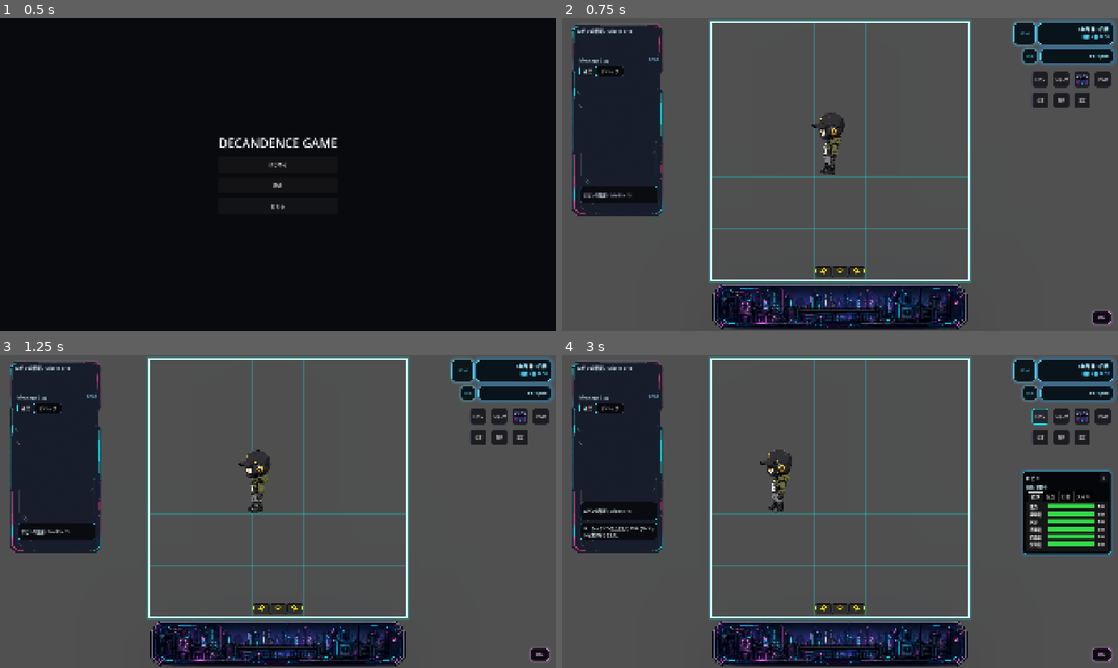
Above: before the commit, frames 1-4 (two rows, left to right).
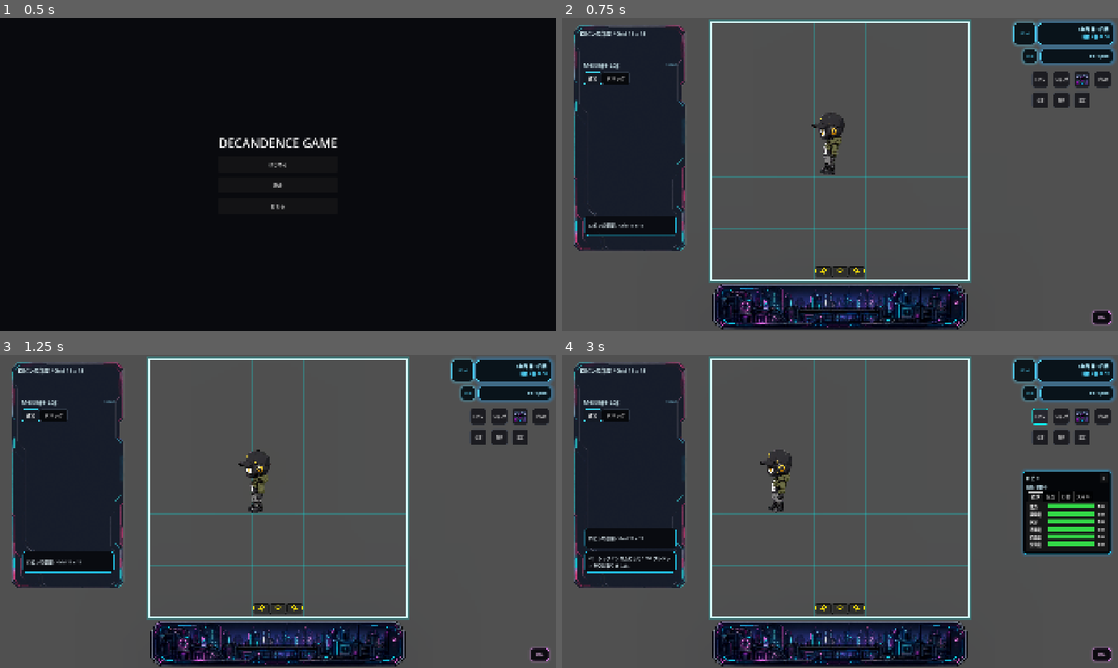
Above: after the commit, the same moments.

Repository: grimoire1089-coder/optimistic
Game: Godot game, scene res://Scenes/Boot/TitleScene.tscn
Same seed, same stepped clock (60 frames per second), same inputs: the game is played once before the commit and once after it. Sound files missing from this copy of the repository are replaced by a short silence.
Inputs:
- Up to frame 1 (0.5 s): no input
- Up to frame 2 (0.75 s): click "はじめる" at 0.5 s
- Up to frame 3 (1.25 s): no input
- Up to frame 4 (3 s): click "BGM" at 1.25 s; click "OFF" at 2 s; click "ロビン" at 2.75 s

Frame 1 is identical in both runs. In frame 2, 6.0% of the frame differs, in the area x 1-23%, y 2-75%; in frame 3, 6.7%; in frame 4, 7.5%.

Commit message:
Update project

Diff:
--- a/Scenes/Main/MainScene.tscn
+++ b/Scenes/Main/MainScene.tscn
@@ -66,21 +66,21 @@
 [node name="LeftBackgroundPanel" type="TextureRect" parent="CanvasLayer" unique_id=104457291]
 modulate = Color(1, 1, 1, 0.72)
 z_index = -100
-offset_left = 32.0
-offset_top = 16.0
-offset_right = 352.0
-offset_bottom = 688.0
+offset_left = 36.0
+offset_top = 20.0
+offset_right = 432.0
+offset_bottom = 812.0
 mouse_filter = 2
 texture = ExtResource("18_left_panel_bg")
 expand_mode = 1
 
 [node name="DebugLabel" type="Label" parent="CanvasLayer" unique_id=210733485]
-offset_left = 52.0
-offset_top = 32.0
-offset_right = 340.0
-offset_bottom = 60.0
+offset_left = 62.0
+offset_top = 40.0
+offset_right = 410.0
+offset_bottom = 72.0
 theme_override_colors/font_color = Color(0.88, 0.98, 1, 1)
-theme_override_font_sizes/font_size = 15
+theme_override_font_sizes/font_size = 18
 text = "Robin Room / Grid 15 x 15"
 
 [node name="AIDebugPanel" type="Control" parent="CanvasLayer" unique_id=187734902]
--- a/Scenes/UI/HUD/MessageLogPanel.tscn
+++ b/Scenes/UI/HUD/MessageLogPanel.tscn
@@ -13,74 +13,74 @@
 corner_radius_bottom_left = 14
 
 [sub_resource type="StyleBoxFlat" id="StyleBoxFlat_log_tab_selected"]
-content_margin_left = 14.0
-content_margin_top = 6.0
-content_margin_right = 14.0
-content_margin_bottom = 6.0
+content_margin_left = 16.0
+content_margin_top = 8.0
+content_margin_right = 16.0
+content_margin_bottom = 8.0
 bg_color = Color(0.08, 0.1, 0.14, 0.95)
 border_width_left = 1
 border_width_top = 1
 border_width_right = 1
 border_width_bottom = 1
 border_color = Color(0.26, 0.9, 1, 0.92)
-corner_radius_top_left = 6
-corner_radius_top_right = 6
-corner_radius_bottom_right = 6
-corner_radius_bottom_left = 6
+corner_radius_top_left = 8
+corner_radius_top_right = 8
+corner_radius_bottom_right = 8
+corner_radius_bottom_left = 8
 
 [sub_resource type="StyleBoxFlat" id="StyleBoxFlat_log_tab_unselected"]
-content_margin_left = 14.0
-content_margin_top = 6.0
-content_margin_right = 14.0
-content_margin_bottom = 6.0
+content_margin_left = 16.0
+content_margin_top = 8.0
+content_margin_right = 16.0
+content_margin_bottom = 8.0
 bg_color = Color(0.025, 0.028, 0.038, 0.92)
 border_width_left = 1
 border_width_top = 1
 border_width_right = 1
 border_width_bottom = 1
 border_color = Color(0.18, 0.22, 0.28, 0.9)
-corner_radius_top_left = 6
-corner_radius_top_right = 6
-corner_radius_bottom_right = 6
-corner_radius_bottom_left = 6
+corner_radius_top_left = 8
+corner_radius_top_right = 8
+corner_radius_bottom_right = 8
+corner_radius_bottom_left = 8
 
 [sub_resource type="StyleBoxFlat" id="StyleBoxFlat_log_tab_hovered"]
-content_margin_left = 14.0
-content_margin_top = 6.0
-content_margin_right = 14.0
-content_margin_bottom = 6.0
+content_margin_left = 16.0
+content_margin_top = 8.0
+content_margin_right = 16.0
+content_margin_bottom = 8.0
 bg_color = Color(0.06, 0.08, 0.11, 0.96)
 border_width_left = 1
 border_width_top = 1
 border_width_right = 1
 border_width_bottom = 1
 border_color = Color(0.2, 0.78, 1, 0.88)
-corner_radius_top_left = 6
-corner_radius_top_right = 6
-corner_radius_bottom_right = 6
-corner_radius_bottom_left = 6
+corner_radius_top_left = 8
+corner_radius_top_right = 8
+corner_radius_bottom_right = 8
+corner_radius_bottom_left = 8
 
 [node name="MessageLogPanel" type="PanelContainer"]
-custom_minimum_size = Vector2(288, 526)
+custom_minimum_size = Vector2(348, 628)
 anchors_preset = 0
-offset_left = 52.0
-offset_top = 126.0
-offset_right = 340.0
-offset_bottom = 652.0
+offset_left = 62.0
+offset_top = 136.0
+offset_right = 410.0
+offset_bottom = 764.0
 theme_override_styles/panel = SubResource("StyleBoxFlat_message_log_panel")
 script = ExtResource("1_message_log")
 notice_sfx = ExtResource("2_notice_sfx")
 
 [node name="MarginContainer" type="MarginContainer" parent="."]
 layout_mode = 2
-theme_override_constants/margin_left = 8
-theme_override_constants/margin_top = 8
-theme_override_constants/margin_right = 8
-theme_override_constants/margin_bottom = 10
+theme_override_constants/margin_left = 12
+theme_override_constants/margin_top = 12
+theme_override_constants/margin_right = 12
+theme_override_constants/margin_bottom = 14
 
 [node name="Rows" type="VBoxContainer" parent="MarginContainer"]
 layout_mode = 2
-theme_override_constants/separation = 8
+theme_override_constants/separation = 10
 
 [node name="Header" type="HBoxContainer" parent="MarginContainer/Rows"]
 layout_mode = 2
@@ -91,21 +91,23 @@
 size_flags_horizontal = 3
 text = "Message Log"
 theme_override_colors/font_color = Color(0.86, 0.98, 1, 1)
-theme_override_font_sizes/font_size = 16
+theme_override_font_sizes/font_size = 20
 
 [node name="ExportDebugLogButton" type="Button" parent="MarginContainer/Rows/Header"]
 unique_name_in_owner = true
 visible = false
-custom_minimum_size = Vector2(48, 28)
+custom_minimum_size = Vector2(54, 32)
 layout_mode = 2
 tooltip_text = "デバッグログをTXTとしてuser://debug_logsへ出力"
 text = "TXT"
+theme_override_font_sizes/font_size = 14
 
 [node name="ExportDebugLogToDocumentsButton" type="Button" parent="MarginContainer/Rows/Header"]
-custom_minimum_size = Vector2(48, 28)
+custom_minimum_size = Vector2(54, 32)
 layout_mode = 2
 tooltip_text = "デバッグログをドキュメント/Optimistic/debug_logsへ出力"
 text = "DOC"
+theme_override_font_sizes/font_size = 14
 script = ExtResource("3_doc_export")
 
 [node name="CountLabel" type="Label" parent="MarginContainer/Rows/Header"]
@@ -114,14 +116,15 @@
 text = "0/100"
 horizontal_alignment = 2
 theme_override_colors/font_color = Color(0.58, 0.9, 1, 0.9)
-theme_override_font_sizes/font_size = 13
+theme_override_font_sizes/font_size = 15
 
 [node name="LogTabBar" type="TabBar" parent="MarginContainer/Rows"]
 unique_name_in_owner = true
-custom_minimum_size = Vector2(0, 36)
+custom_minimum_size = Vector2(0, 44)
 layout_mode = 2
 size_flags_horizontal = 3
-theme_override_constants/h_separation = 12
+theme_override_constants/h_separation = 14
+theme_override_font_sizes/font_size = 16
 theme_override_styles/tab_selected = SubResource("StyleBoxFlat_log_tab_selected")
 theme_override_styles/tab_unselected = SubResource("StyleBoxFlat_log_tab_unselected")
 theme_override_styles/tab_hovered = SubResource("StyleBoxFlat_log_tab_hovered")
@@ -133,11 +136,11 @@
 text = "通常ログはありません"
 autowrap_mode = 3
 theme_override_colors/font_color = Color(0.62, 0.74, 0.82, 0.82)
-theme_override_font_sizes/font_size = 13
+theme_override_font_sizes/font_size = 15
 
 [node name="ScrollContainer" type="ScrollContainer" parent="MarginContainer/Rows"]
 unique_name_in_owner = true
-custom_minimum_size = Vector2(0, 404)
+custom_minimum_size = Vector2(0, 492)
 layout_mode = 2
 size_flags_horizontal = 3
 size_flags_vertical = 3
@@ -145,9 +148,9 @@
 
 [node name="MessageList" type="VBoxContainer" parent="MarginContainer/Rows/ScrollContainer"]
 unique_name_in_owner = true
-custom_minimum_size = Vector2(0, 404)
+custom_minimum_size = Vector2(0, 492)
 layout_mode = 2
 size_flags_horizontal = 3
 size_flags_vertical = 3
-theme_override_constants/separation = 8
+theme_override_constants/separation = 10
 alignment = 2
--- a/Scenes/UI/Options/GameOptionsOverlay.tscn
+++ b/Scenes/UI/Options/GameOptionsOverlay.tscn
@@ -46,3 +46,8 @@
 custom_minimum_size = Vector2(0, 44)
 layout_mode = 2
 text = "閉じる"
+
+[node name="QuitGameButton" type="Button" parent="CenterContainer/OverlayBox"]
+custom_minimum_size = Vector2(0, 44)
+layout_mode = 2
+text = "ゲーム終了"
--- a/Scripts/UI/HUD/MessageLogPanel.gd
+++ b/Scripts/UI/HUD/MessageLogPanel.gd
@@ -17,11 +17,11 @@
 ## 旧設定との互換用。デバッグログはコード側で常に無音にする。
 @export var play_notice_sfx_for_debug: bool = false
 @export_range(0.0, 10.0, 0.1) var queued_message_delay_seconds: float = 2.0
-@export var card_height: float = 64.0
+@export var card_height: float = 72.0
 @export var card_horizontal_inset: float = 4.0
-@export_range(8, 64, 1) var card_estimated_chars_per_line: int = 18
-@export var card_estimated_line_height: float = 18.0
-@export var card_estimated_vertical_padding: float = 24.0
+@export_range(8, 64, 1) var card_estimated_chars_per_line: int = 22
+@export var card_estimated_line_height: float = 21.0
+@export var card_estimated_vertical_padding: float = 30.0
 @export var card_enter_offset_y: float = 18.0
 @export var card_enter_duration: float = 0.22
 @export var card_background_color: Color = Color(0.035, 0.04, 0.06, 0.96)
@@ -66,7 +66,7 @@
 
 
 func add_debug_message(message: String) -> void:
-	_queue_message_to_channel(message, LogChannel.DEBUG, false)
+	_add_message_to_channel_immediate(message, LogChannel.DEBUG, false)
 
 
 func add_debug_result(source: String, action: String, success: bool, detail: String = "") -> void:
@@ -325,10 +325,10 @@
 	card.add_theme_stylebox_override("panel", _make_card_style(channel))
 
 	var margin := MarginContainer.new()
-	margin.add_theme_constant_override("margin_left", 10)
-	margin.add_theme_constant_override("margin_top", 8)
-	margin.add_theme_constant_override("margin_right", 10)
-	margin.add_theme_constant_override("margin_bottom", 8)
+	margin.add_theme_constant_override("margin_left", 14)
+	margin.add_theme_constant_override("margin_top", 10)
+	margin.add_theme_constant_override("margin_right", 14)
+	margin.add_theme_constant_override("margin_bottom", 10)
 	card.add_child(margin)
 
 	var label := Label.new()
@@ -337,7 +337,7 @@
 	label.size_flags_horizontal = Control.SIZE_EXPAND_FILL
 	label.vertical_alignment = VERTICAL_ALIGNMENT_CENTER
 	label.add_theme_color_override("font_color", _get_card_text_color(channel))
-	label.add_theme_font_size_override("font_size", 13)
+	label.add_theme_font_size_override("font_size", 15)
 	margin.add_child(label)
 
 	return card
--- a/Scripts/UI/Options/GameOptionsOverlay.gd
+++ b/Scripts/UI/Options/GameOptionsOverlay.gd
@@ -2,10 +2,12 @@
 class_name GameOptionsOverlay
 
 @export var close_button_path: NodePath = NodePath("CenterContainer/OverlayBox/CloseOptionsButton")
+@export var quit_button_path: NodePath = NodePath("CenterContainer/OverlayBox/QuitGameButton")
 @export var pause_scene_tree: bool = true
 @export var pause_game_clock: bool = true
 
 var _close_button: Button
+var _quit_button: Button
 var _game_clock: Node
 var _was_tree_paused: bool = false
 var _has_saved_tree_pause: bool = false
@@ -21,6 +23,7 @@
 	visible = false
 	_resolve_refs()
 	_connect_close_button()
+	_connect_quit_button()
 	set_process_unhandled_input(true)
 
 
@@ -52,6 +55,13 @@
 
 	visible = false
 	_restore_pause_state()
+
+
+func quit_game() -> void:
+	if visible:
+		visible = false
+	_restore_pause_state()
+	get_tree().quit()
 
 
 func toggle_options() -> void:
@@ -98,6 +108,8 @@
 func _resolve_refs() -> void:
 	if _close_button == null and not close_button_path.is_empty():
 		_close_button = get_node_or_null(close_button_path) as Button
+	if _quit_button == null and not quit_button_path.is_empty():
+		_quit_button = get_node_or_null(quit_button_path) as Button
 
 
 func _connect_close_button() -> void:
@@ -107,6 +119,13 @@
 		_close_button.pressed.connect(close_options)
 
 
+func _connect_quit_button() -> void:
+	if _quit_button == null:
+		return
+	if not _quit_button.pressed.is_connected(quit_game):
+		_quit_button.pressed.connect(quit_game)
+
+
 func _set_process_mode_recursive(node: Node, mode: Node.ProcessMode) -> void:
 	if node == null:
 		return
--- a/project.godot
+++ b/project.godot
@@ -12,7 +12,7 @@
 
 config/name="TEST002"
 run/main_scene="res://Scenes/Boot/TitleScene.tscn"
-config/features=PackedStringArray("4.6", "Forward Plus")
+config/features=PackedStringArray("4.7", "Forward Plus")
 config/icon="res://icon.svg"
 
 [autoload]
Not shown, changed: export_presets.cfg
